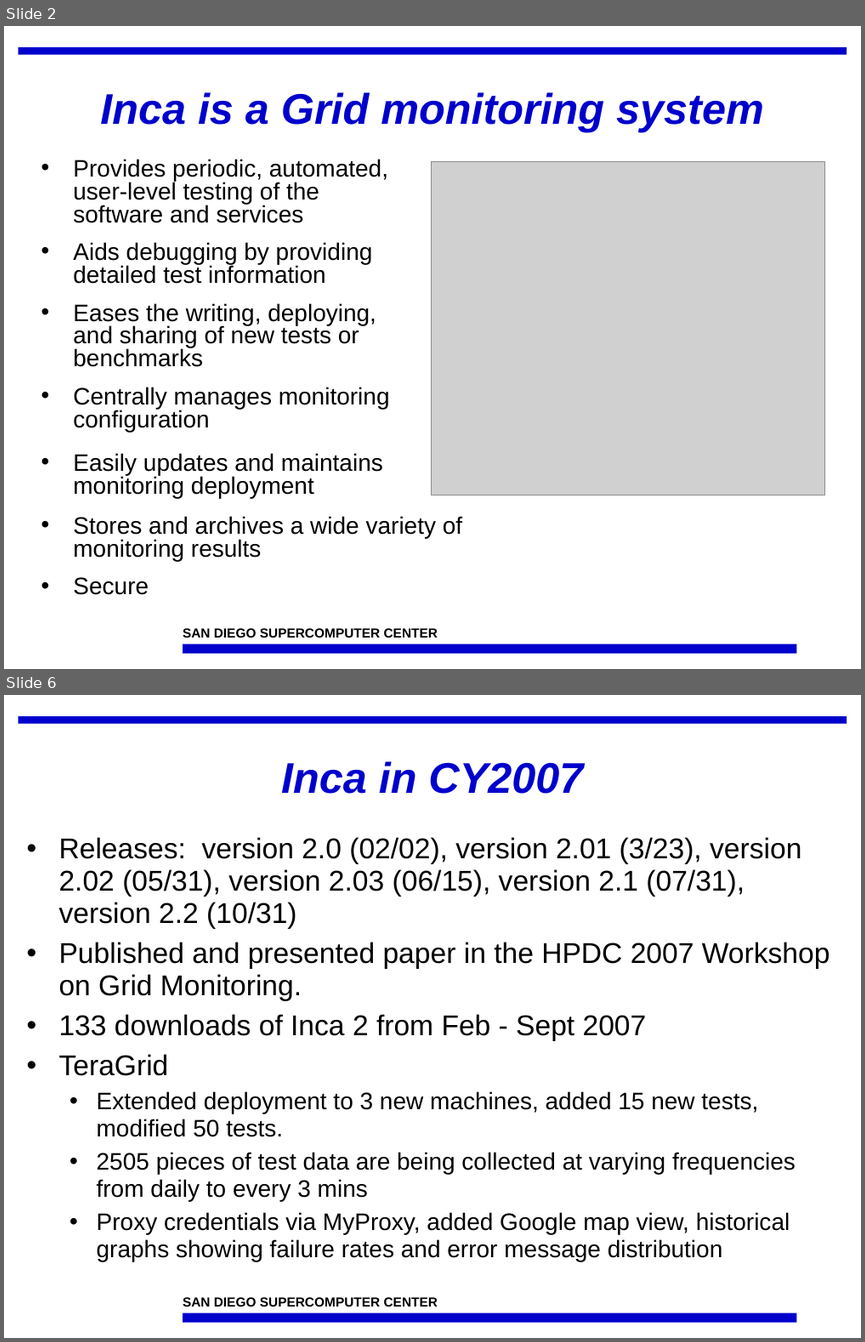
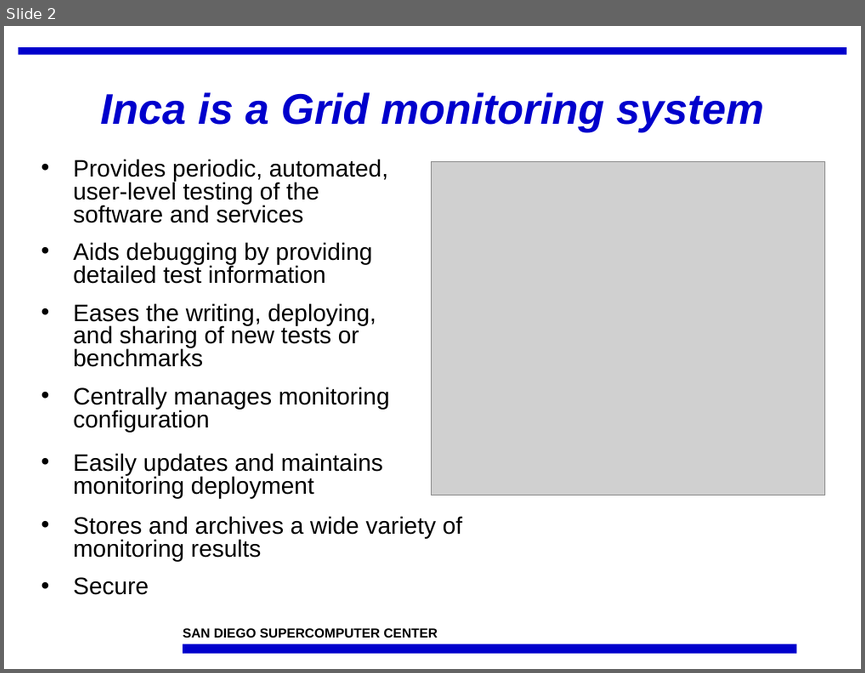
Before and after one commit to IncaProject/inca-xsede, a slide deck: talks/inca-nsf_02-08.ppt. Shown one above the other, each under a label of ours: slides 2 and 6 before the commit, slide 2 after it; the slides between them are not shown. The pictures are 865x1342 and 865x673 pixels, drawn with LibreOffice and Linux fonts; fonts in the diff are those of the drawing; grey boxes stand for pictures; background and template pictures are left out. Boxes give left, top, right and bottom in pixels: in the first picture for what was removed or moved away, otherwise in the second. Text is boxed around its words. In the diff, an @@ line names an element or a change of style, - is before the commit and + after.

```diff
--- a/talks/inca-nsf_02-08.ppt
+++ b/talks/inca-nsf_02-08.ppt
@@ slide 6 removed at (4, 695, 861, 1338), background #FFFFFF; not listed: 3 template elements that a slide beside it also shows @@
@@ title removed at (281, 761, 583, 794) @@
-Inca in CY2007
@@ text removed at (59, 837, 830, 1261) @@
-• Releases: version 2.0 (02/02), version 2.01 (3/23), version 2.02 (05/31), version 2.03 (06/15), version 2.1 (07/31), version 2.2 (10/31)
-• Published and presented paper in the HPDC 2007 Workshop on Grid Monitoring.
-• 133 downloads of Inca 2 from Feb - Sept 2007
-• TeraGrid
-  • Extended deployment to 3 new machines, added 15 new tests, modified 50 tests.
-  • 2505 pieces of test data are being collected at varying frequencies from daily to every 3 mins
-  • Proxy credentials via MyProxy, added Google map view, historical graphs showing failure rates and error message distribution
```
Also in this commit, not shown: 4 slides changed, 1 slide added, 2 other slides removed.
